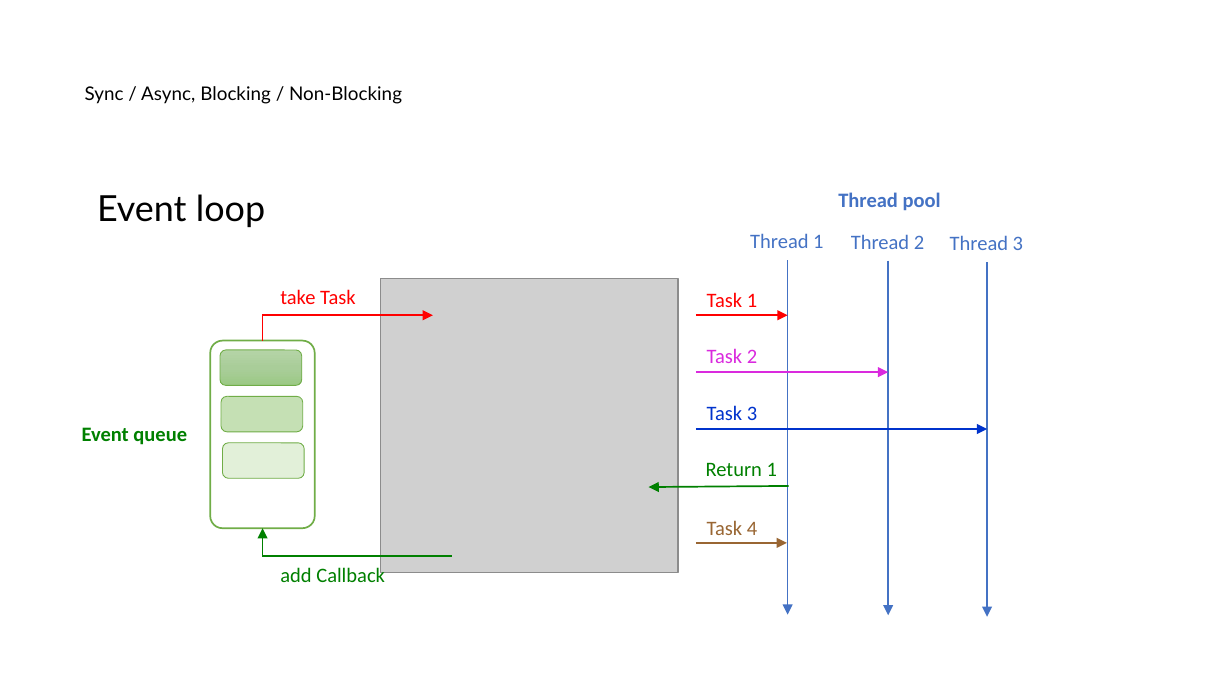
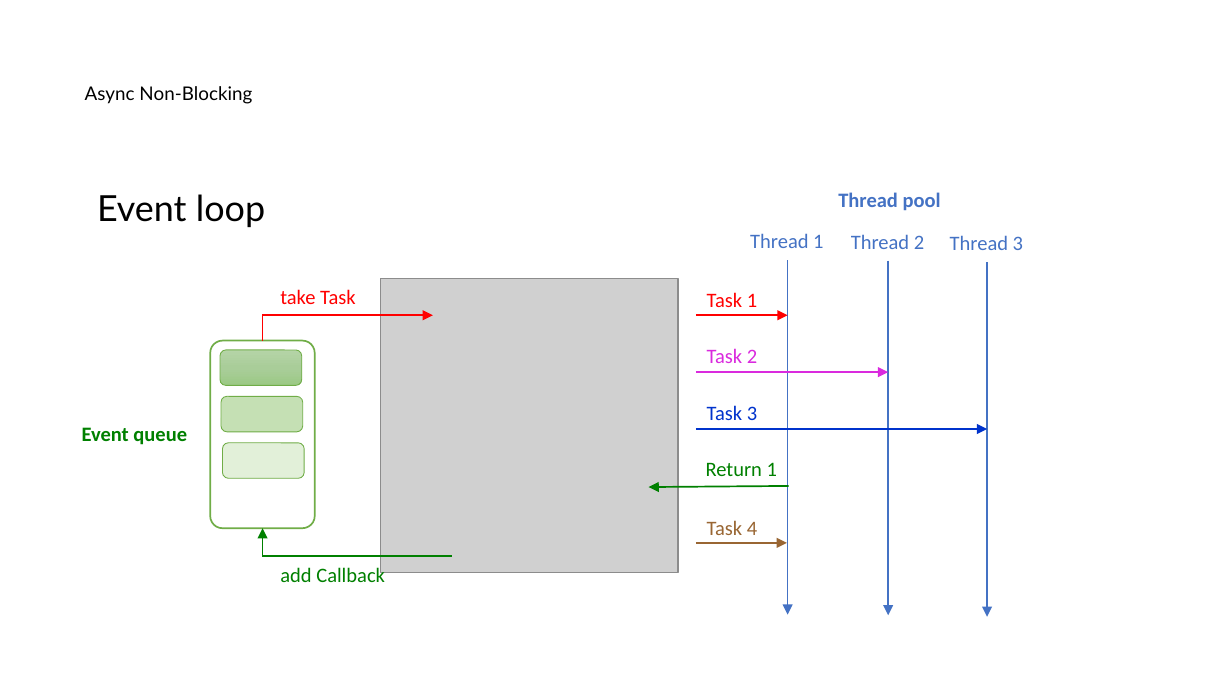
Before and after one commit to nayasis/fastcampus-hyper-webflux, a slide deck: slide 11 of 99.ppt/[Ch4-1. 비동기 서비스 소개] 1-2. 비동기 호출이란 ~ 1-3. Servlet_Reactive.pptx (slide 8 before the commit). Drawn at 1232x693 pixels with LibreOffice and Linux fonts; fonts in the diff are those of the drawing; grey boxes stand for pictures; background and template pictures are left out. Boxes give left, top, right and bottom in pixels: in the first picture for what was removed or moved away, otherwise in the second. Text is boxed around its words. In the diff, an @@ line names an element or a change of style, - is before the commit and + after.

```diff
--- a/99.ppt/[Ch4-1. 비동기 서비스 소개] 1-2. 비동기 호출이란 ~ 1-3. Servlet_Reactive.pptx
+++ b/99.ppt/[Ch4-1. 비동기 서비스 소개] 1-2. 비동기 호출이란 ~ 1-3. Servlet_Reactive.pptx
@@ title at [85, 86, 252, 104]: text changed @@
-Sync / Async, Blocking / Non-Blocking
+Async Non-Blocking
```
Also in this commit, not shown: 10 other slides changed, 3 slides added, 3 other files.
